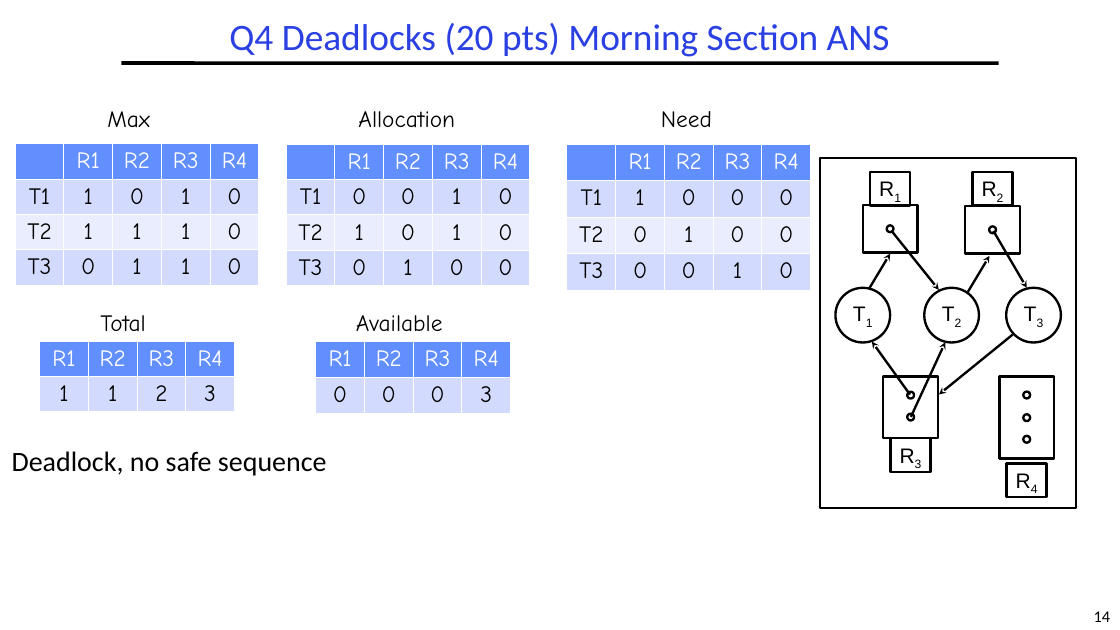
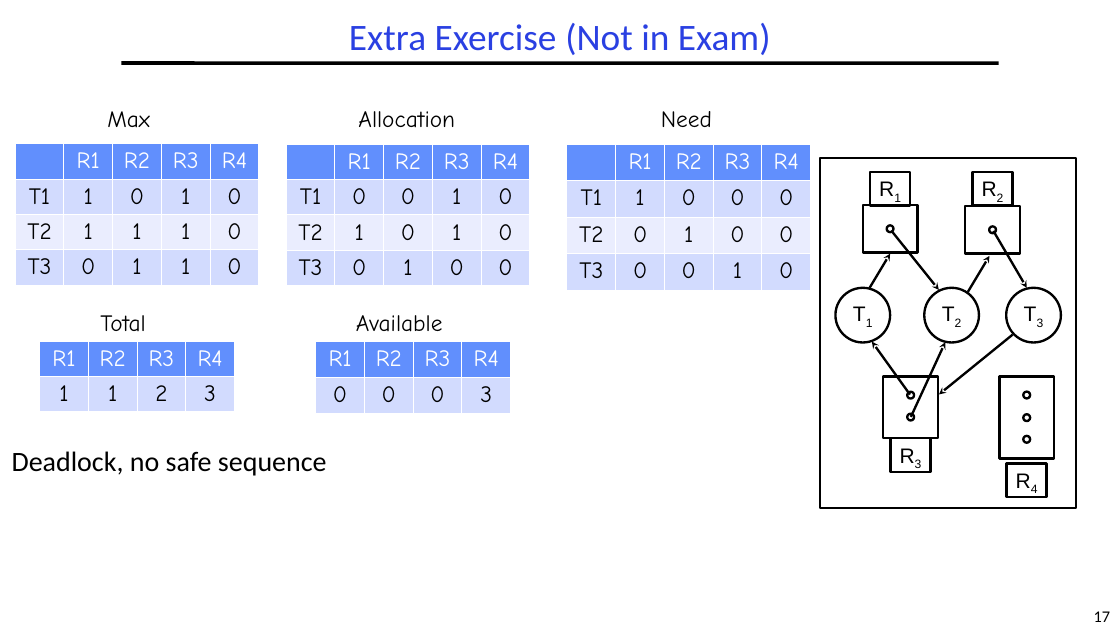
Before and after one commit to guhofstra/CSC256Fa25, a slide deck: slide 17 of PPTs/Exam/CSC112 MidtermExam Sp2025.pptx (slide 14 before the commit). Drawn at 1120x630 pixels with LibreOffice and Linux fonts; fonts in the diff are those of the drawing. Boxes give left, top, right and bottom in pixels: in the first picture for what was removed or moved away, otherwise in the second. Text is boxed around its words. In the diff, an @@ line names an element or a change of style, - is before the commit and + after.

```diff
--- a/PPTs/Exam/CSC112 MidtermExam Sp2025.pptx
+++ b/PPTs/Exam/CSC112 MidtermExam Sp2025.pptx
@@ title at <box>349,23,771,55</box>: text changed @@
-Q4 Deadlocks (20 pts) Morning Section ANS
+Extra Exercise (Not in Exam)
@@ page number at <box>1094,611,1111,622</box>: text changed @@
-14
+17
```
Also in this commit, not shown: 9 other slides changed, 1 slide added, 25 other files.
